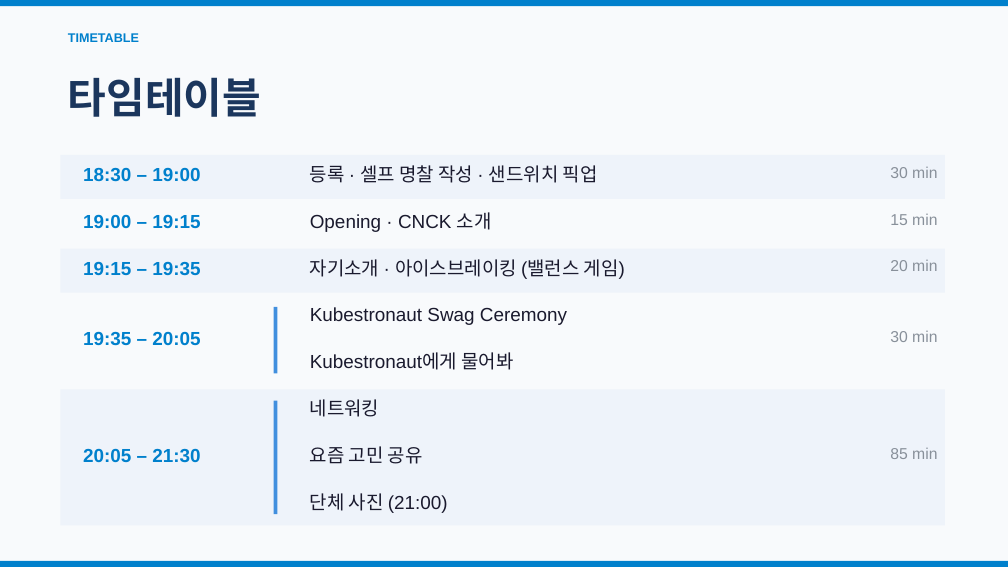
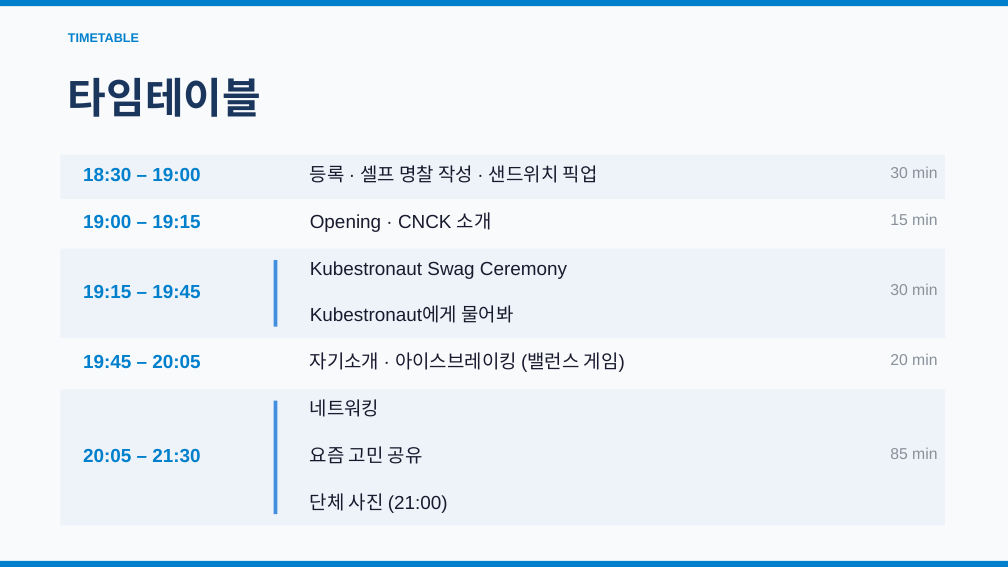
Before and after one commit to Cloud-Native-Community-Korea/kubeCommunityNight, a slide deck: slide 3 of cnck-kube-community-night.pptx. Drawn at 1008x567 pixels with LibreOffice and Linux fonts; fonts in the diff are those of the drawing. Boxes give left, top, right and bottom in pixels: in the first picture for what was removed or moved away, otherwise in the second. Text is boxed around its words. In the diff, an @@ line names an element or a change of style, - is before the commit and + after.

```diff
--- a/cnck-kube-community-night.pptx
+++ b/cnck-kube-community-night.pptx
@@ rectangle: place and size @@
-rectangle at bbox=[60, 249, 945, 293]
+rectangle at bbox=[60, 249, 945, 338]
@@ 2 texts, 1 rectangle: place and size @@
-2 texts, 1 rectangle at bbox=[274, 307, 567, 374]
+2 texts, 1 rectangle at bbox=[274, 260, 567, 327]
@@ text at bbox=[83, 284, 200, 298]: text changed @@
-19:15 – 19:35
+19:15 – 19:45
@@ text at bbox=[890, 284, 937, 295]: text changed @@
-20 min
+30 min
@@ text at bbox=[83, 354, 200, 368]: text changed @@
-19:35 – 20:05
+19:45 – 20:05
@@ text "자기소개 · 아이스브레이킹 (밸런스 게임)": place and size @@
-text "자기소개 · 아이스브레이킹 (밸런스 게임)" at bbox=[310, 259, 625, 279]
+text "자기소개 · 아이스브레이킹 (밸런스 게임)" at bbox=[310, 352, 625, 372]
@@ text at bbox=[890, 354, 937, 365]: text changed @@
-30 min
+20 min
```
Also in this commit, not shown: 2 other slides changed, 4 slides added, 1 slide removed.
